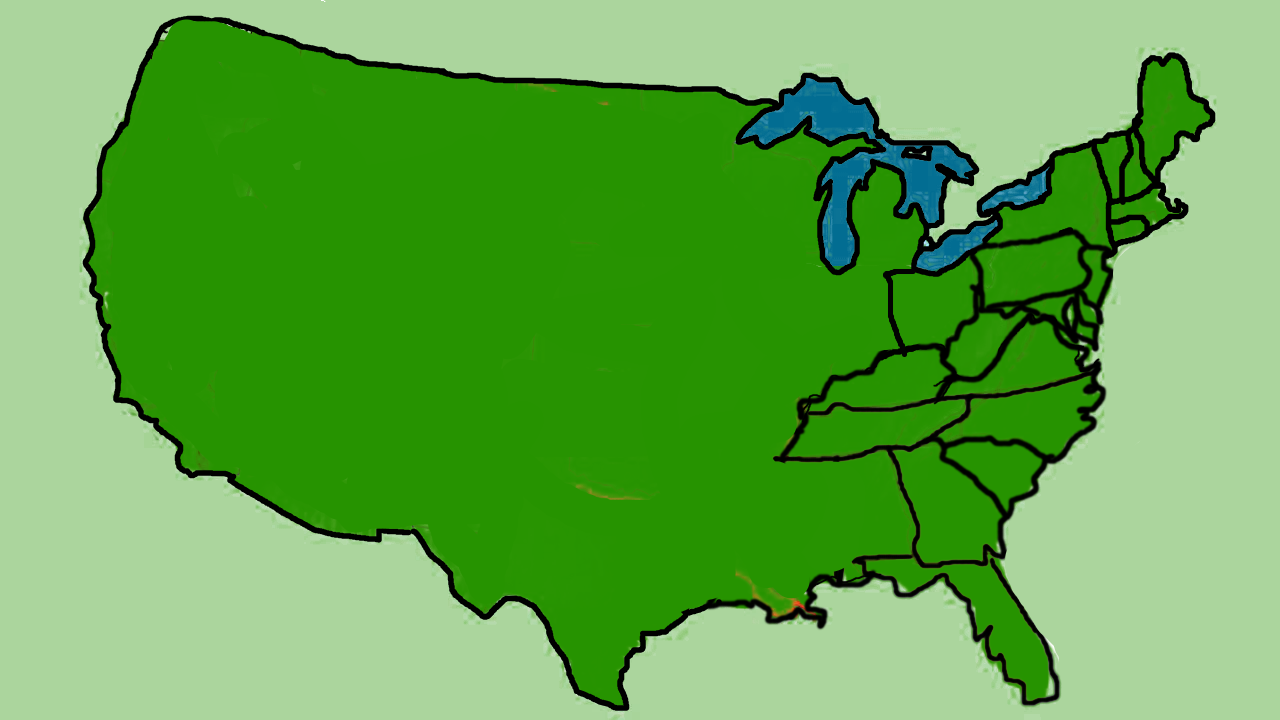
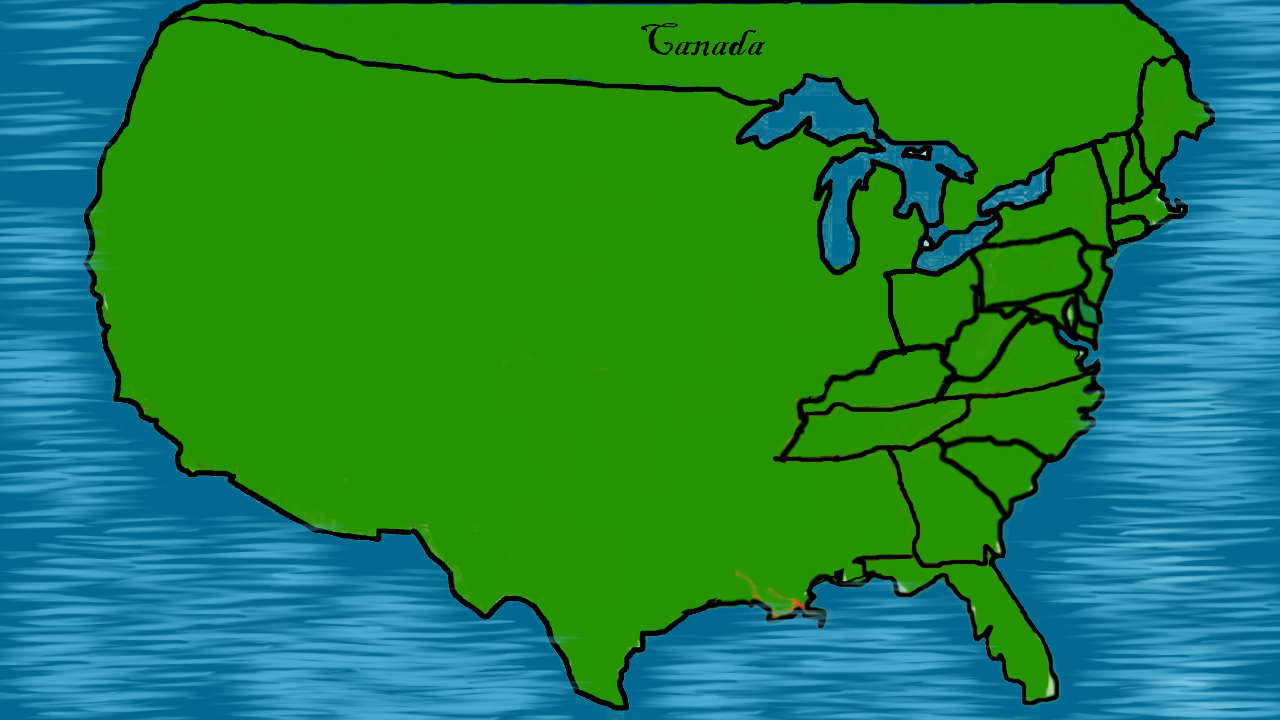
Layered file, before and after one edit (1280px x 720px). Changes by layer:
painted on "Layer 1" over [0,0,1280,720]
